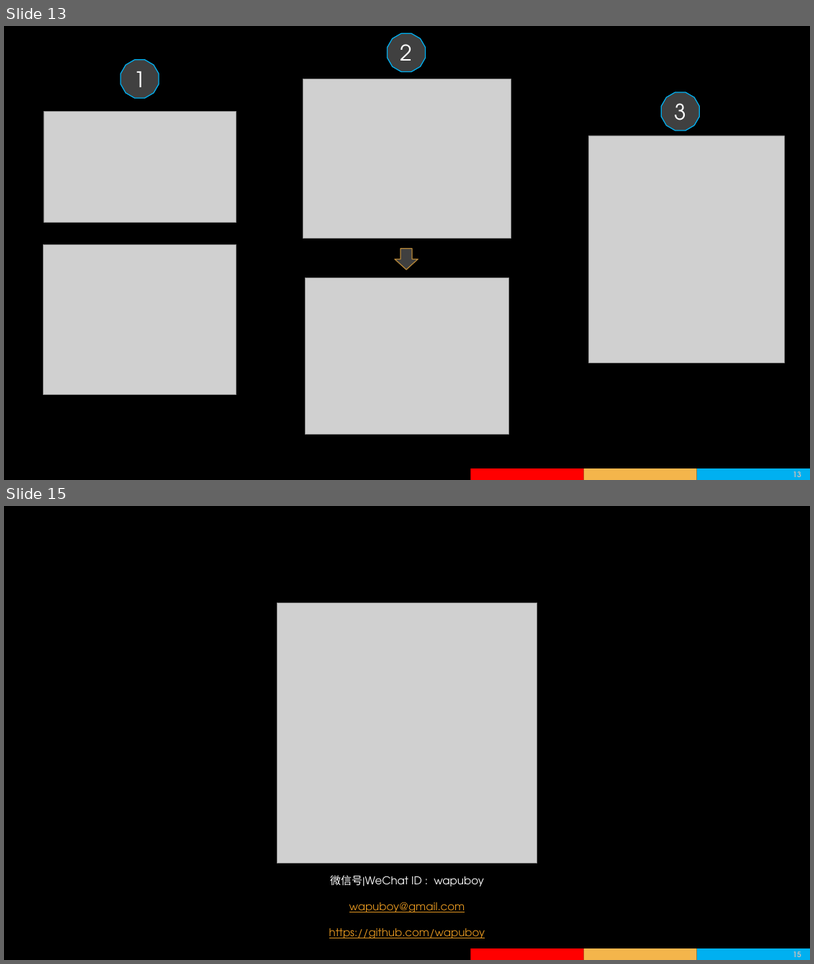
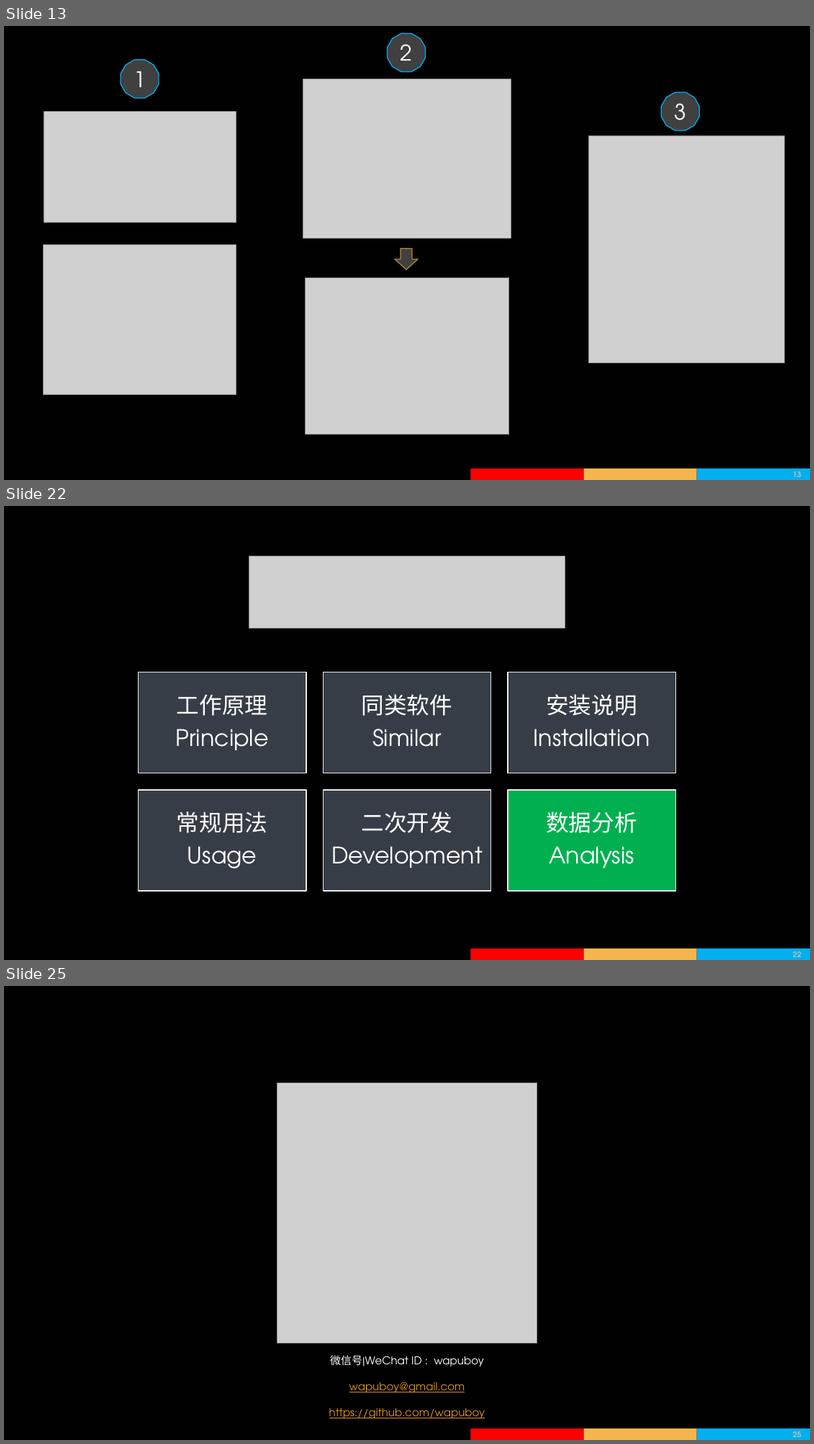
Before and after one commit to wapuboy/ha_how_to, a slide deck: 用Fiddler进行系统调试和运营分析.pptx. Shown one above the other, each under a label of ours: slides 13 and 15 before the commit, slides 13, 22 and 25 after it; the slides between them are not shown. The pictures are 814x964 and 814x1444 pixels, drawn with LibreOffice and Linux fonts; fonts in the diff are those of the drawing; grey boxes stand for pictures; background and template pictures are left out. Boxes give left, top, right and bottom in pixels: in the first picture for what was removed or moved away, otherwise in the second. Text is boxed around its words. In the diff, an @@ line names an element or a change of style, - is before the commit and + after.

```diff
--- a/用Fiddler进行系统调试和运营分析.pptx
+++ b/用Fiddler进行系统调试和运营分析.pptx
@@ slide 22 added at box(4, 506, 810, 960), background picture (left out); not listed: 4 template elements that a slide beside it also shows @@
@@ picture added at box(249, 556, 566, 628) @@
@@ group added at box(139, 672, 676, 890): 6 rectangles, 6 texts @@
+工作原理
+Principle
+同类软件
+Similar
+安装说明
+Installation
+常规用法
+Usage
+二次开发
+Development
+数据分析
+Analysis
@@ what was slide 15 is now slide 25 @@
@@ page number at box(793, 1431, 802, 1437): text changed @@
-15
+25
```
Also in this commit, not shown: 3 slides changed, 10 other slides added, 1 slide removed.
